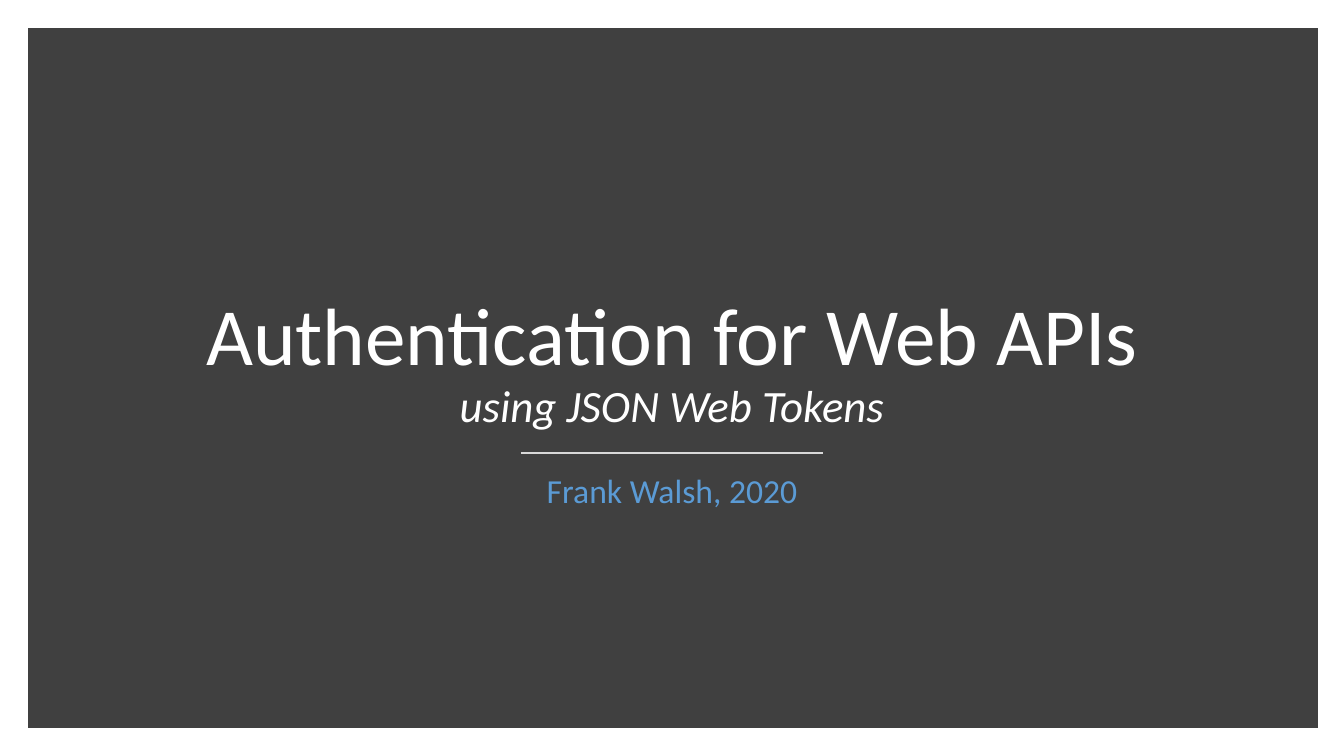
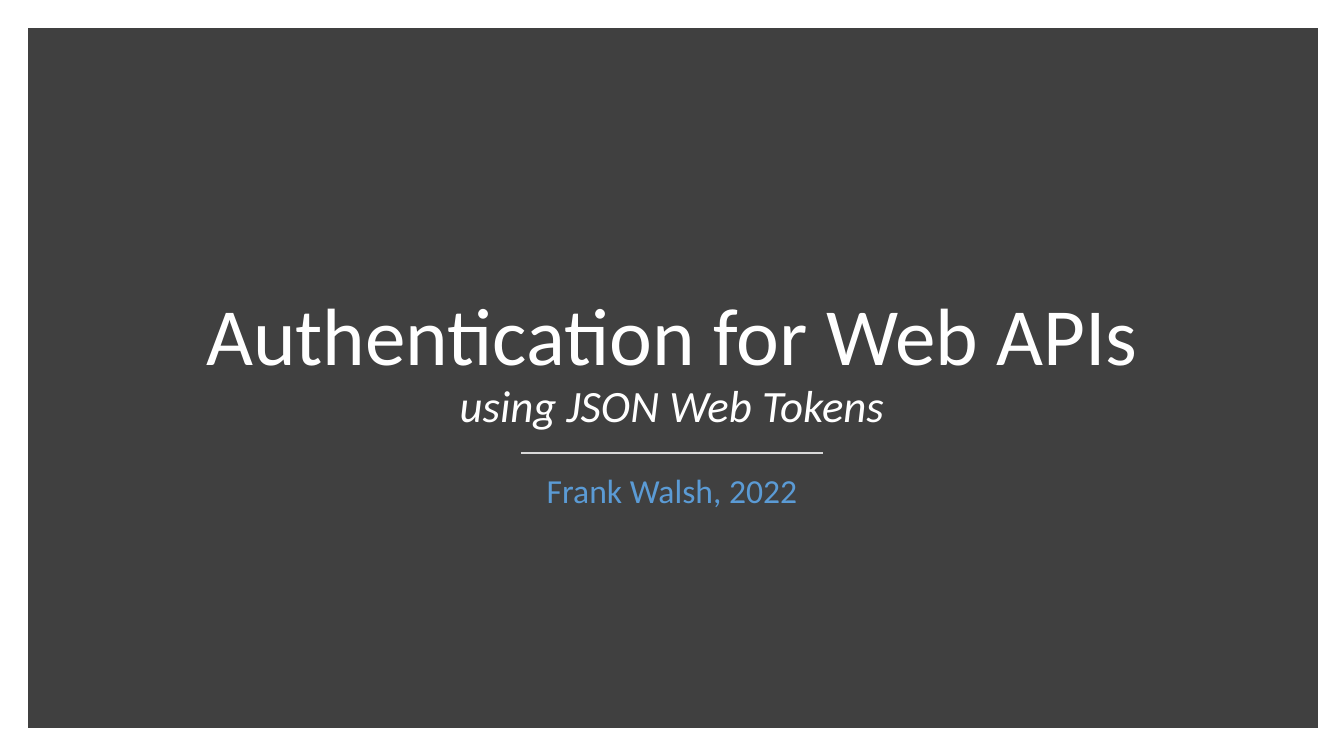
Before and after one commit to diarmuidoconnor/ewd-module-2025, a slide deck: slide 1 of topic11/talk-01/Authentication with JWT.pptx. Drawn at 1344x756 pixels with LibreOffice and Linux fonts; fonts in the diff are those of the drawing. Boxes give left, top, right and bottom in pixels: in the first picture for what was removed or moved away, otherwise in the second. Text is boxed around its words. In the diff, an @@ line names an element or a change of style, - is before the commit and + after.

```diff
--- a/topic11/talk-01/Authentication with JWT.pptx
+++ b/topic11/talk-01/Authentication with JWT.pptx
@@ text at (547,479,797,507): text changed @@
-Frank Walsh, 2020
+Frank Walsh, 2022
```
Also in this commit, not shown: 4 other files.
